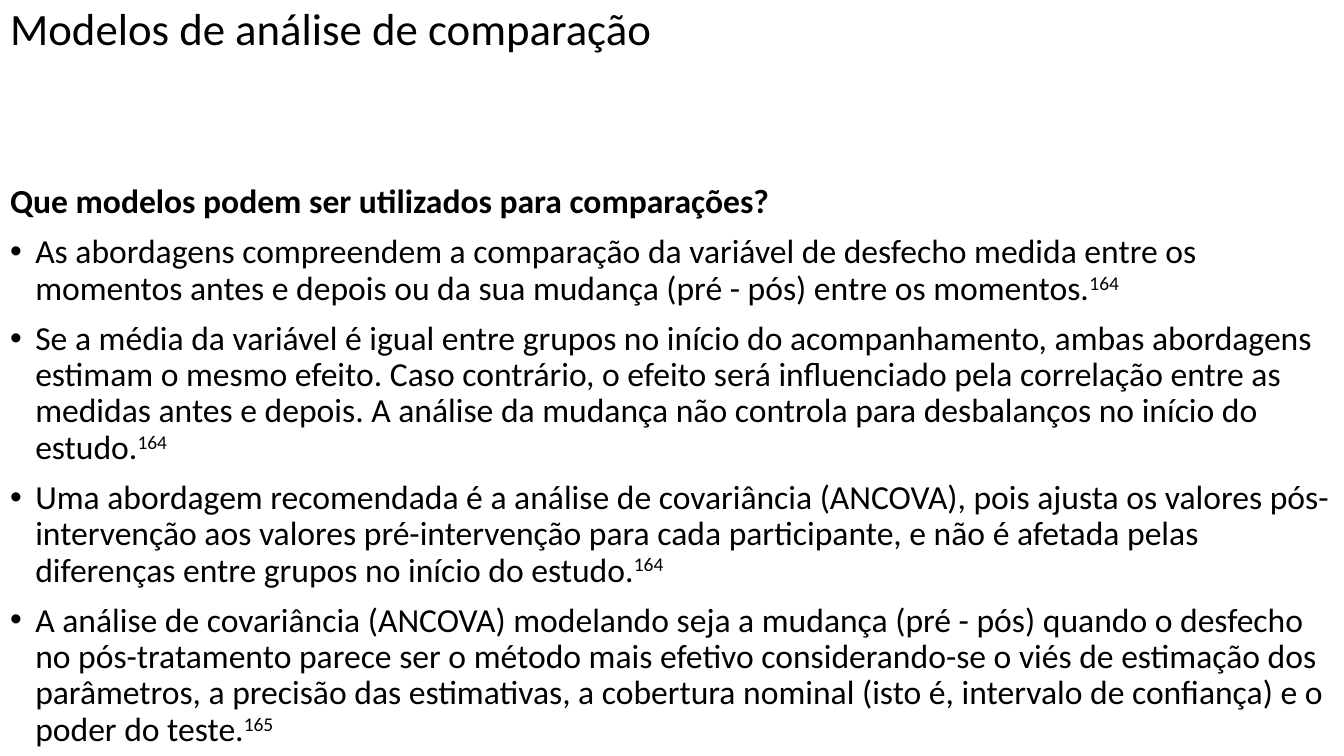
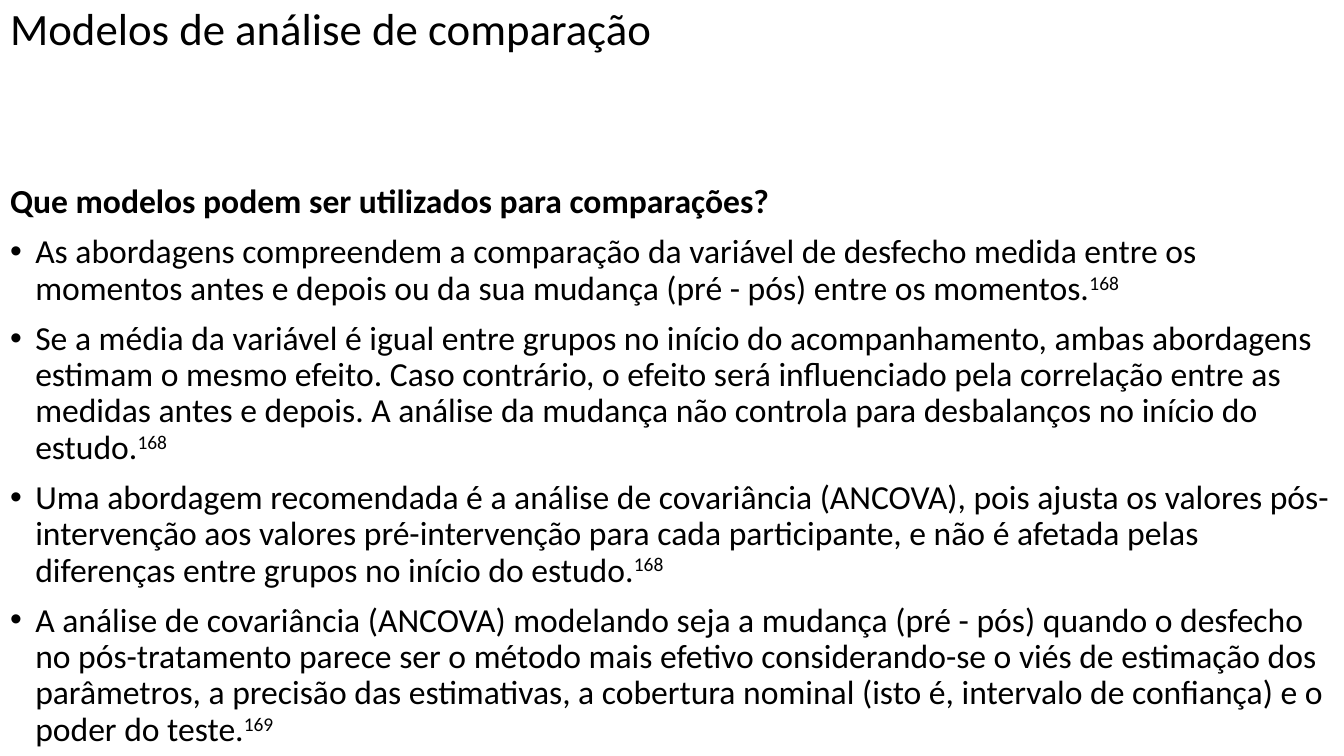
Before and after one commit to FerreiraAS/Ciencia-com-R, a slide deck: slide 130 of docs/Ciencia-com-R.pptx. Drawn at 1344x756 pixels with LibreOffice and Linux fonts; fonts in the diff are those of the drawing. Boxes give left, top, right and bottom in pixels: in the first picture for what was removed or moved away, otherwise in the second. Text is boxed around its words. In the diff, an @@ line names an element or a change of style, - is before the commit and + after.

```diff
--- a/docs/Ciencia-com-R.pptx
+++ b/docs/Ciencia-com-R.pptx
@@ text at [35, 239, 1329, 747]: text changed @@
-• As abordagens compreendem a comparação da variável de desfecho medida entre os momentos antes e depois ou da sua mudança (pré - pós) entre os momentos.164
-• Se a média da variável é igual entre grupos no início do acompanhamento, ambas abordagens estimam o mesmo efeito. Caso contrário, o efeito será influenciado pela correlação entre as medidas antes e depois. A análise da mudança não controla para desbalanços no início do estudo.164
-• Uma abordagem recomendada é a análise de covariância (ANCOVA), pois ajusta os valores pós-intervenção aos valores pré-intervenção para cada participante, e não é afetada pelas diferenças entre grupos no início do estudo.164
-• A análise de covariância (ANCOVA) modelando seja a mudança (pré - pós) quando o desfecho no pós-tratamento parece ser o método mais efetivo considerando-se o viés de estimação dos parâmetros, a precisão das estimativas, a cobertura nominal (isto é, intervalo de confiança) e o poder do teste.165
-• Análise de variância (ANOVA) e modelos lineares mistos (MLM) são outras opções de métodos, embora apresentem maior variância, menor poder, e cobertura nominal comparados à ANCOVA.165
+• As abordagens compreendem a comparação da variável de desfecho medida entre os momentos antes e depois ou da sua mudança (pré - pós) entre os momentos.168
+• Se a média da variável é igual entre grupos no início do acompanhamento, ambas abordagens estimam o mesmo efeito. Caso contrário, o efeito será influenciado pela correlação entre as medidas antes e depois. A análise da mudança não controla para desbalanços no início do estudo.168
+• Uma abordagem recomendada é a análise de covariância (ANCOVA), pois ajusta os valores pós-intervenção aos valores pré-intervenção para cada participante, e não é afetada pelas diferenças entre grupos no início do estudo.168
+• A análise de covariância (ANCOVA) modelando seja a mudança (pré - pós) quando o desfecho no pós-tratamento parece ser o método mais efetivo considerando-se o viés de estimação dos parâmetros, a precisão das estimativas, a cobertura nominal (isto é, intervalo de confiança) e o poder do teste.169
+• Análise de variância (ANOVA) e modelos lineares mistos (MLM) são outras opções de métodos, embora apresentem maior variância, menor poder, e cobertura nominal comparados à ANCOVA.169
```
Also in this commit, not shown: 35 other slides changed, 37 other files.
